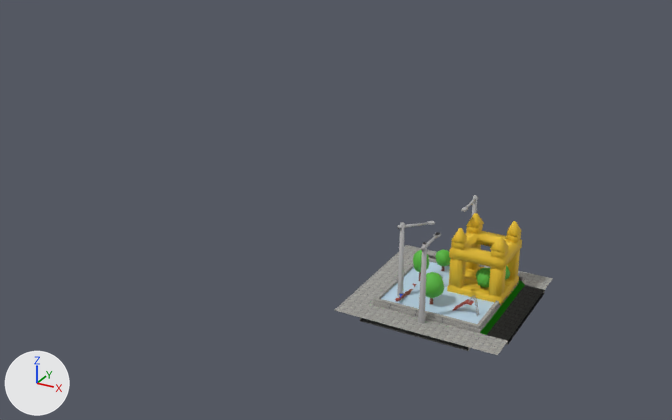
Two versions of the FBX model GameJam_Sevilla 2015/Assets/Models/Blocks/blocks.fbx, one commit apart.
Rendered twice from a 50 mm lens placed at (3.59, -9.3, 6.48), pointed at (-2.92, 2.54, 0.56). Every picture has the same lights, and +X, +Y and +Z are marked at lower left. Where no turn or scale is listed for an object, it has been applied to the vertices. Vertices at the same position are counted once.

The first picture shows 'bif', 'cruce', 'curva', 'recto', 'recto.005', 'recto.006', 'recto.007', 'recto.008'.
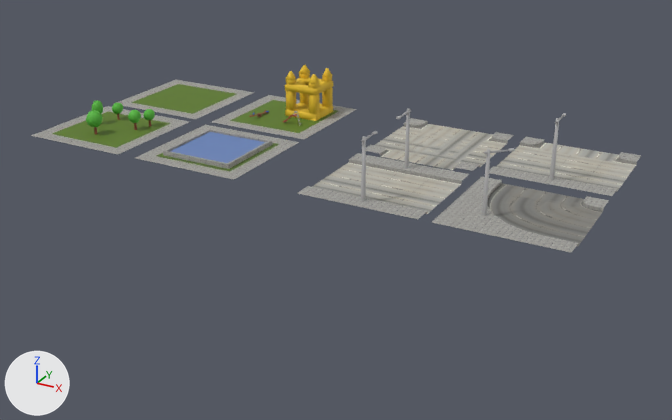
Changed parts and their boxes (x1, y1, x2, y2) in the pictures (672 x 420 px):
'curva', recoloured, moved: before (335, 221, 553, 355); after (432, 148, 609, 253)
'recto.007', surface changed, moved: before (358, 213, 547, 353); after (212, 65, 357, 139)
'recto.006', surface changed, recoloured, moved: before (355, 257, 536, 333); after (135, 125, 299, 180)
'recto', moved: before (423, 195, 543, 323); after (298, 108, 469, 219)
'bif', recoloured, moved: before (340, 232, 545, 350); after (489, 113, 641, 196)
'recto.008', surface changed, moved: before (413, 249, 510, 304); after (31, 100, 189, 154)
'cruce', recoloured, moved: before (337, 246, 539, 351); after (366, 118, 514, 171)
'recto.005', surface changed, moved: before (370, 250, 532, 327); after (117, 80, 255, 119)
part 1 of me_plane_003, recoloured: before (508, 293, 544, 344); after (487, 183, 603, 246)

The edits, one by one:
Picture 'asphalt_fork.png' (img_asphalt_fork_png) is new.
Picture 'asphalt_cross.png' (img_asphalt_cross_png) is new.
Picture 'asphalt_curve.png' (img_asphalt_curve_png) is new.
Picture 'grass01.png' (img_grass01_png) is new.
In material 'grass' (mat_grass), base_color is no longer (0.0676, 0.8, 0.0302), green #4ae731.
In material 'grass' (mat_grass), texture is now set to img_grass01_png.
Material 'agua' (mat_agua) changes colour from blue #bad4e7 to blue #6a84ba; in linear values from (0.49, 0.661, 0.8) to (0.143, 0.232, 0.49).
Material 'asphalt_fork' (mat_asphalt_fork) is new.
Its texture is img_asphalt_fork_png.
Its roughness is 0.69.
Material 'asphalt_cross' (mat_asphalt_cross) is new.
Its texture is img_asphalt_cross_png.
Its roughness is 0.69.
Material 'asphalt_curve' (mat_asphalt_curve) is new.
Its texture is img_asphalt_curve_png.
Its roughness is 0.69.
me_plane_003 has 94 vertices, 56 faces and spans x -1.0..1.0, y -1.0..1.0, z 0.0..1.04.
me_plane_003 is used by ob_curva; location (0.0, 0.0, 1.0).
me_plane_003 part 1: all 1 face that had it switch from mat_asfalto (picture img_asphalt01_png) to mat_asphalt_curve (picture img_asphalt_curve_png).
me_plane_001 has 134 vertices, 91 faces and spans x -1.0..1.0, y -1.0..1.0, z 0.0..1.04.
me_plane_001 no longer uses material mat_asfalto (picture img_asphalt01_png).
me_plane_001 now uses material mat_asphalt_fork (picture img_asphalt_fork_png).
me_cube_001 has 93 vertices, 60 faces and spans x -1.0..1.0, y -1.0..1.0, z -0.02..0.04.
me_cube_001 no longer uses material mat_asfalto (picture img_asphalt01_png).
me_cube_001 now uses material mat_asphalt_cross (picture img_asphalt_cross_png).
Object 'recto.008' (ob_recto_008) moves from (0.0, 0.0, 1.0) to (-7.71, 2.83, 1.0).
Object 'recto' (ob_recto) moves from (0.0, 0.0, 1.0) to (-2.21, 2.83, 1.0).
Object 'curva' (ob_curva) moves from (0.0, 0.0, 1.0) to (0.0, 2.83, 1.0).
Object 'bif' (ob_bif) moves from (0.0, 0.0, 1.0) to (0.0, 5.01, 1.0).
Object 'recto.005' (ob_recto_005) moves from (0.0, 0.0, 1.0) to (-7.71, 4.99, 1.0).
Object 'recto.006' (ob_recto_006) moves from (0.0, 0.0, 1.0) to (-5.36, 2.83, 1.0).
Object 'recto.007' (ob_recto_007) moves from (0.0, 0.0, 1.0) to (-5.36, 4.99, 1.0).
Object 'cruce' (ob_cruce) moves from (0.0, 0.0, 1.02) to (-2.21, 4.99, 1.02).
